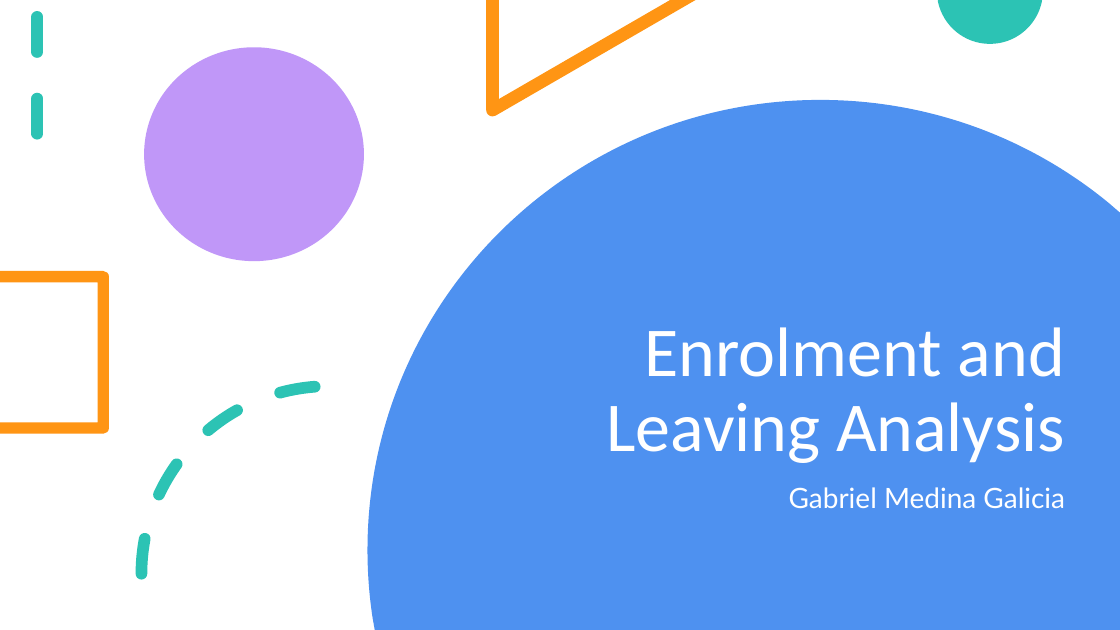
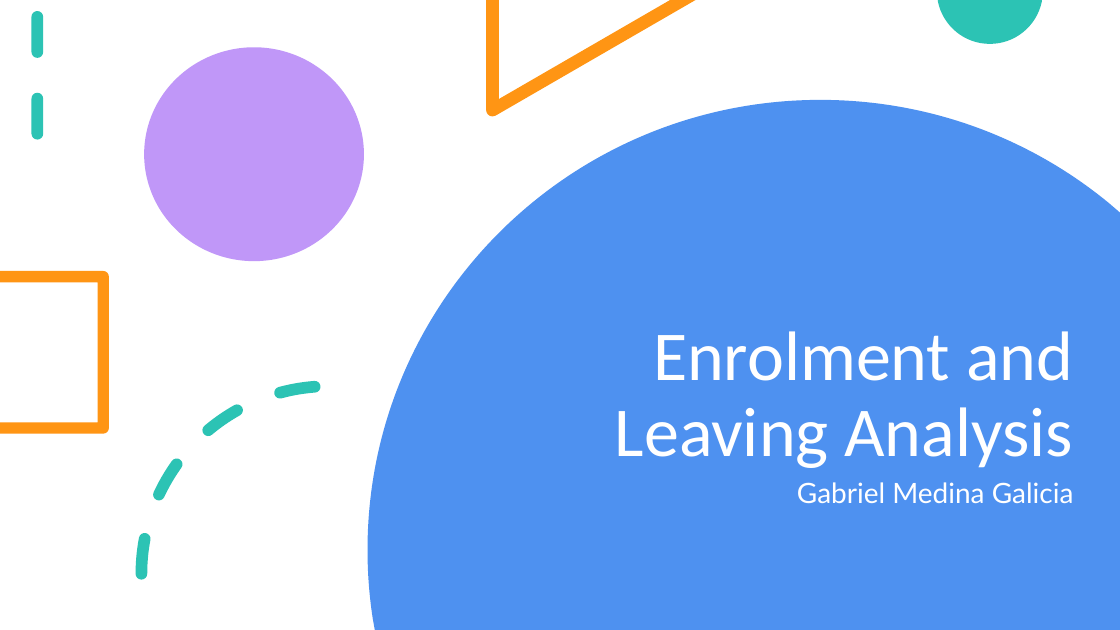
Before and after one commit to gmedina-mx/cs8631-datamngmt-ncl-final-assignment, a slide deck: slide 1 of reports/presentation.pptx. Drawn at 1120x630 pixels with LibreOffice and Linux fonts; fonts in the diff are those of the drawing. Boxes give left, top, right and bottom in pixels: in the first picture for what was removed or moved away, otherwise in the second. Text is boxed around its words. In the diff, an @@ line names an element or a change of style, - is before the commit and + after.

```diff
--- a/reports/presentation.pptx
+++ b/reports/presentation.pptx
@@ freeform shape at (x1=368, y1=100, x2=1120, y2=630): outline redrawn @@
@@ title "Enrolment and Leaving Analysis" moved from (x1=607, y1=327, x2=1065, y2=463) to (x1=615, y1=331, x2=1074, y2=468) @@
@@ subtitle "Gabriel Medina Galicia" moved from (x1=789, y1=487, x2=1065, y2=508) to (x1=797, y1=482, x2=1074, y2=503) @@
```
Also in this commit, not shown: 10 other slides changed, 2 slides added, 2 slides removed, 1 other file.
